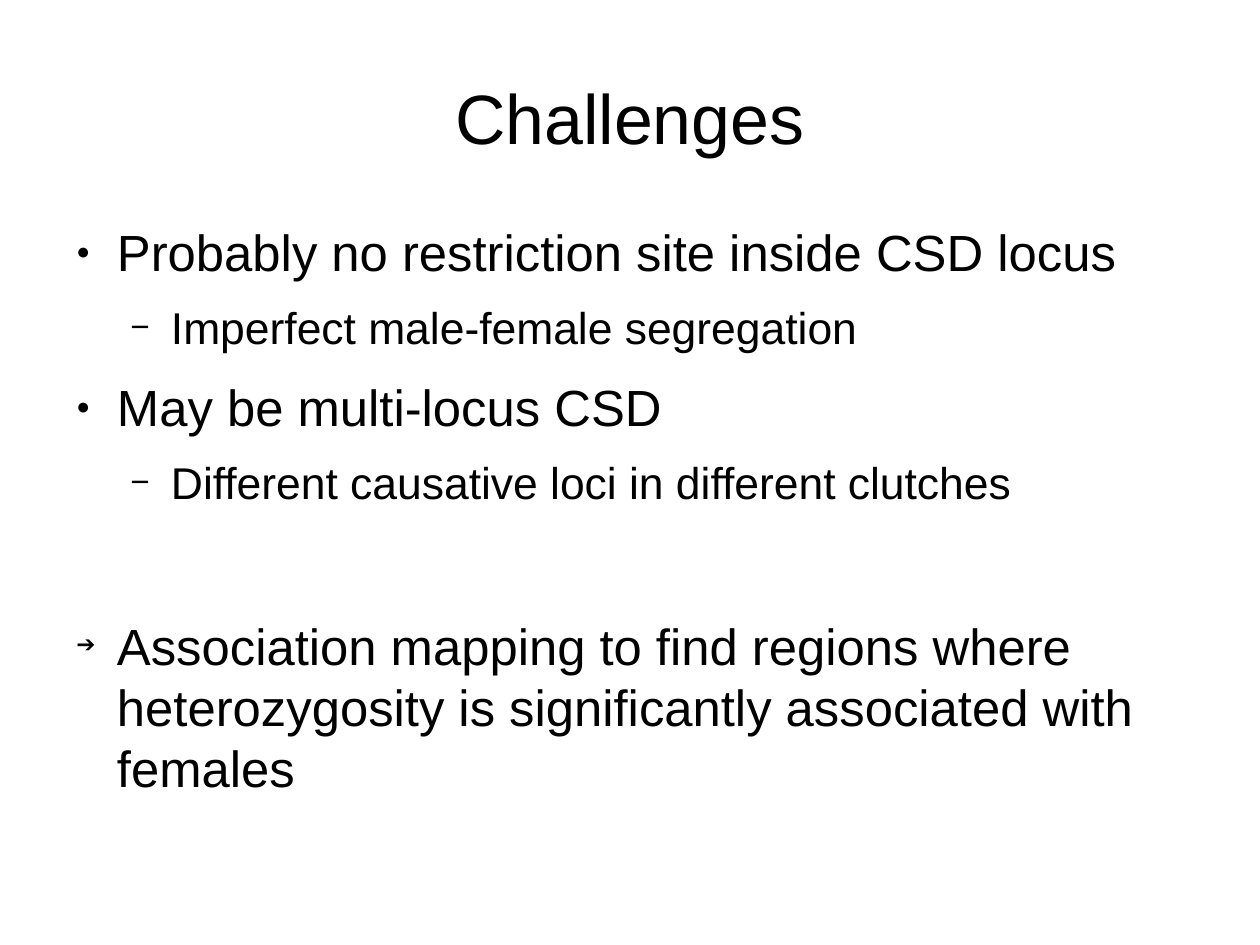
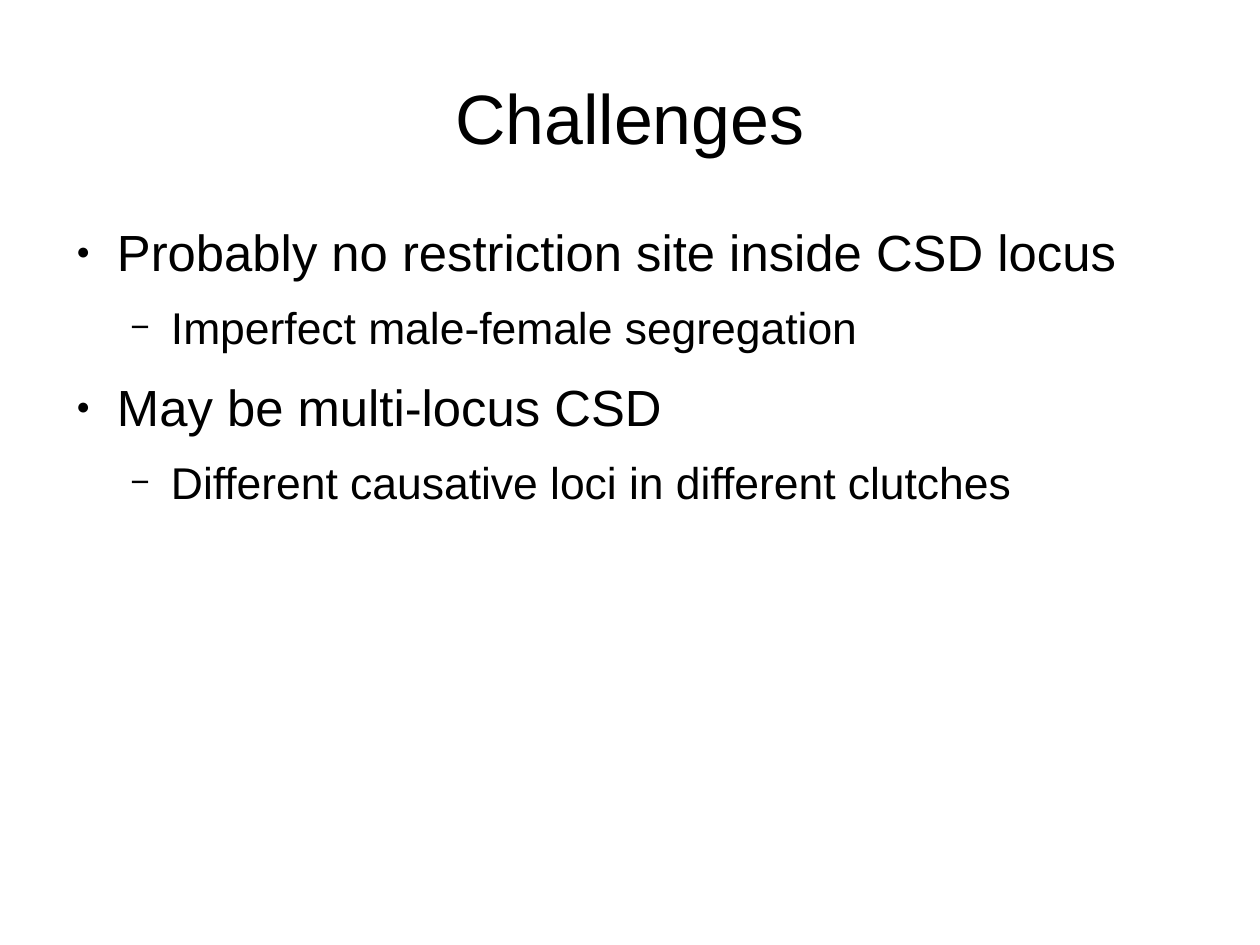
Before and after one commit to cmdoret/master_archive, a slide deck: slide 26 of reports/presentations/lab_meeting_20170712/lab_meeting_20170712.odp (slide 24 before the commit). Drawn at 1260x945 pixels with LibreOffice and Linux fonts; fonts in the diff are those of the drawing. Boxes give left, top, right and bottom in pixels: in the first picture for what was removed or moved away, otherwise in the second. Text is boxed around its words. In the diff, an @@ line names an element or a change of style, - is before the commit and + after.

Commit message:
blasting top scoring regions for CSD-ness

```diff
--- a/reports/presentations/lab_meeting_20170712/lab_meeting_20170712.odp
+++ b/reports/presentations/lab_meeting_20170712/lab_meeting_20170712.odp
@@ text at [117, 628, 1133, 788]: paragraph removed @@
-➔ Association mapping to find regions where heterozygosity is significantly associated with females
```
Also in this commit, not shown: 5 other slides changed, 4 other files.
